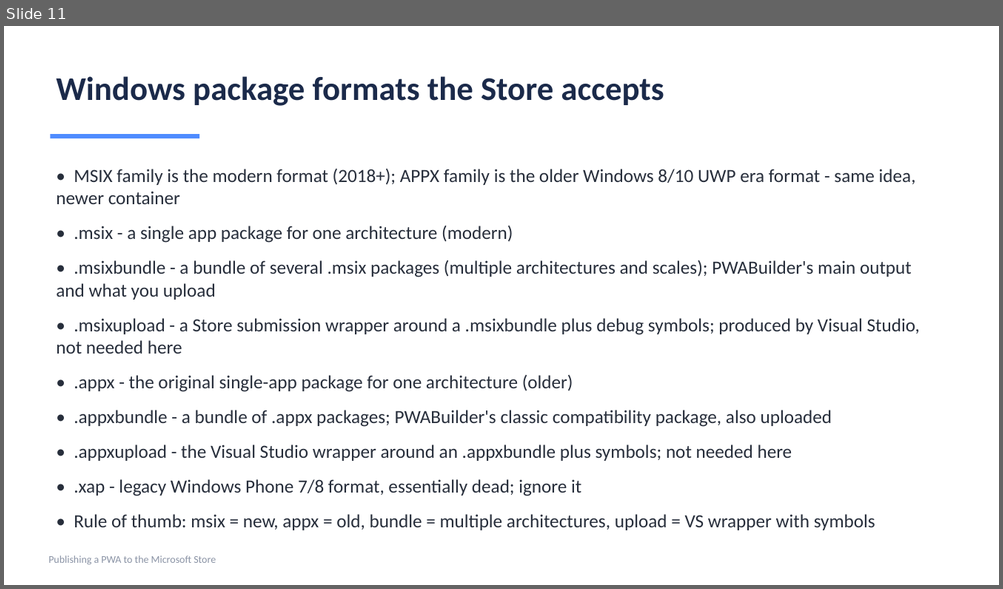
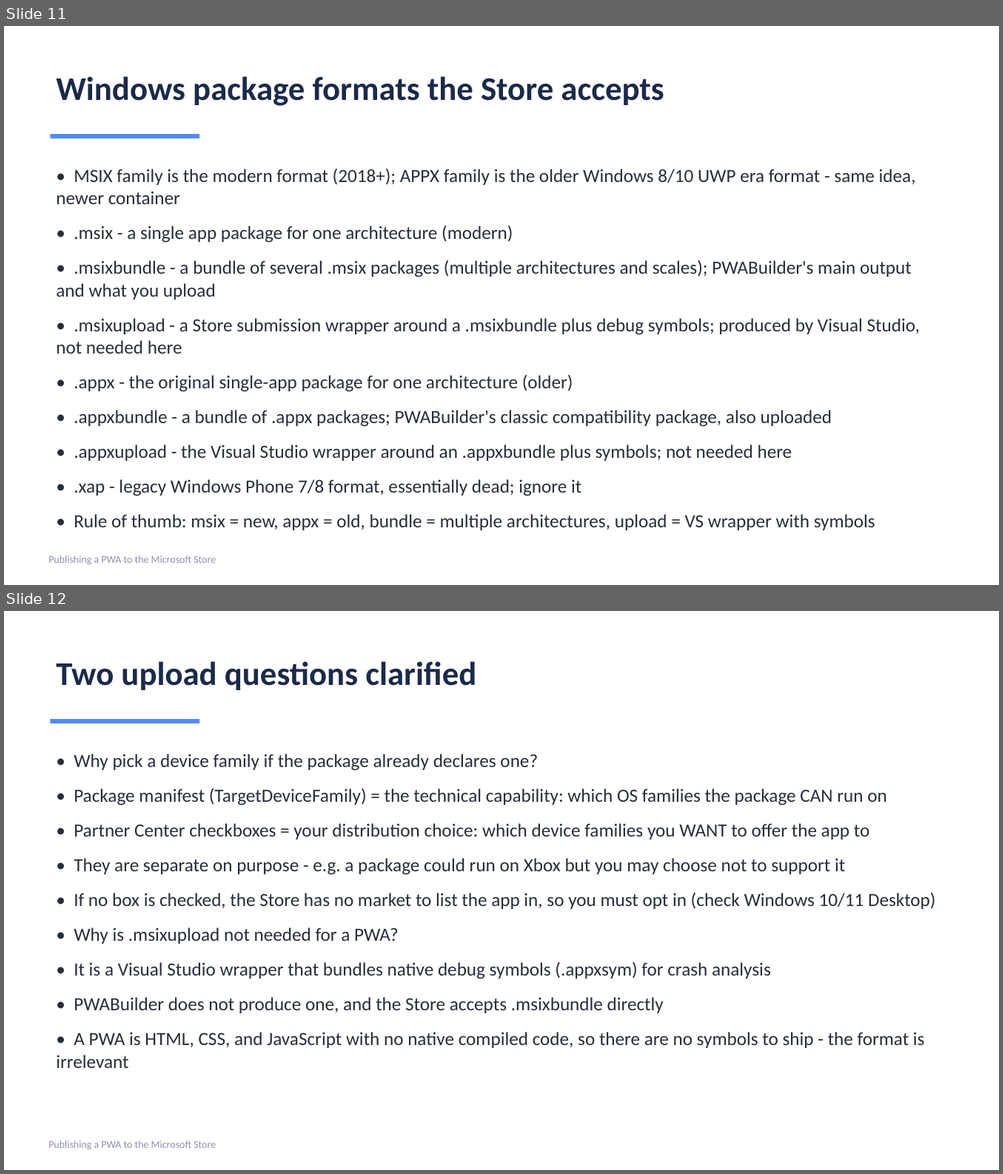
Before and after one commit to vijayatmicrosoft/number-tiles-pwa, a slide deck: Publishing-PWA-to-Microsoft-Store.pptx. Shown one above the other, each under a label of ours: slide 11 before the commit, slides 11 and 12 after it. The pictures are 1003x589 and 1003x1174 pixels, drawn with LibreOffice and Linux fonts; fonts in the diff are those of the drawing. Boxes give left, top, right and bottom in pixels: in the first picture for what was removed or moved away, otherwise in the second. Text is boxed around its words. In the diff, an @@ line names an element or a change of style, - is before the commit and + after.

Commit message:
Add device-family and msixupload clarification slide

```diff
--- a/Publishing-PWA-to-Microsoft-Store.pptx
+++ b/Publishing-PWA-to-Microsoft-Store.pptx
@@ slide 12 added at [4, 611, 999, 1170], background #FFFFFF @@
@@ text added at [56, 661, 476, 690], 32 pt, text #1B2A4A, bold @@
+Two upload questions clarified
@@ rectangle added at [51, 719, 199, 723], fill #4F8CFF @@
@@ text added at [56, 754, 936, 1068], 18 pt, text #272E3B @@
+• Why pick a device family if the package already declares one?
+• Package manifest (TargetDeviceFamily) = the technical capability: which OS families the package CAN run on
+• Partner Center checkboxes = your distribution choice: which device families you WANT to offer the app to
+• They are separate on purpose - e.g. a package could run on Xbox but you may choose not to support it
+• If no box is checked, the Store has no market to list the app in, so you must opt in (check Windows 10/11 Desktop)
+• Why is .msixupload not needed for a PWA?
+• It is a Visual Studio wrapper that bundles native debug symbols (.appxsym) for crash analysis
+• PWABuilder does not produce one, and the Store accepts .msixbundle directly
+• A PWA is HTML, CSS, and JavaScript with no native compiled code, so there are no symbols to ship - the format is irrelevant
@@ text added at [48, 1141, 216, 1150], 10 pt, text #8A93A5 @@
+Publishing a PWA to the Microsoft Store
```
Also in this commit, not shown: 1 other file.
